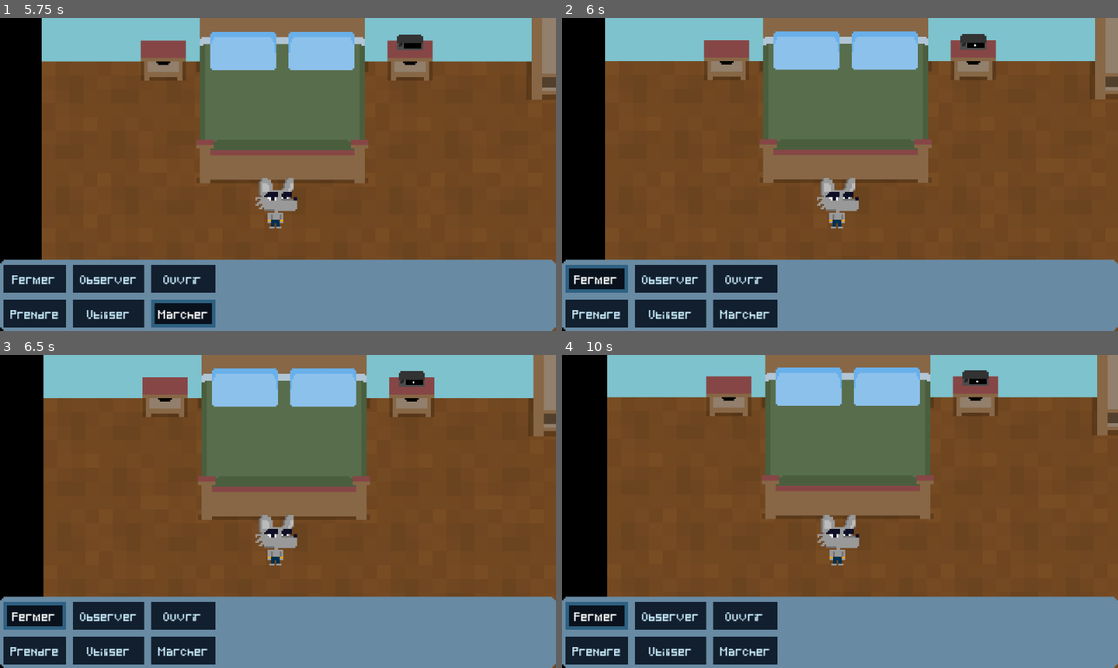
Above: before the commit, frames 1-4 (two rows, left to right).
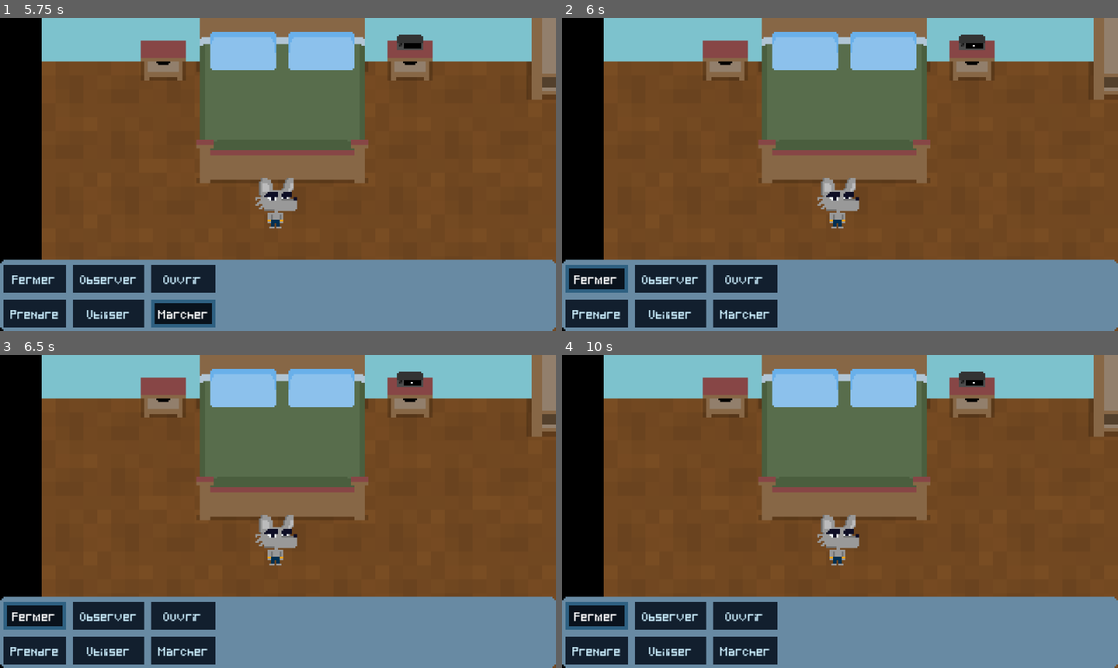
Above: after the commit, the same moments.

Repository: imikado/dupotLittleEscape2
Game: Godot game, scene res://screens/menu.tscn
The game is run twice, just before and just after one commit, with the same random seed, the same clock (stepped at 60 frames per second) and the same inputs.
Inputs:
- Up to frame 1 (5.75 s): click "Play" at 0.5 s; click "Fermer" at 1.25 s; click "Observer" at 2 s; click "Ouvrir" at 2.75 s; click "Prendre" at 3.5 s; click "Utiliser" at 4.25 s; click "Marcher" at 5 s
- Up to frame 2 (6 s): click "Fermer" at 5.75 s
- Up to frame 3 (6.5 s): no input
- Up to frame 4 (10 s): click "Ouvrir" at 6.5 s; click "Prendre" at 7.25 s; click "Utiliser" at 8 s; click "Marcher" at 8.75 s; click "Fermer" at 9.5 s

Frame 1 is identical in both runs. In frame 2, 1.5% of the frame differs, in the area x 7-100%, y 0-78%; in frame 3, 1.7%; in frame 4, 3.6%.

Commit message:
finish walkable behavior

Diff:
--- /dev/null
+++ b/game/abstracts/room_abstract.gd
@@ -0,0 +1,52 @@
+extends Node2D
+class_name RoomtAbstract
+
+@export var _area_2d:Area2D
+@export var _ground:TileMapLayer
+
+@export var _player:Player
+
+var selection_tween: Tween
+
+func _ready() -> void:
+	if _area_2d:
+		_area_2d.input_event.connect(_on_area_2d_input_event)
+		_area_2d.mouse_entered.connect(_on_area_2d_mouse_entered)
+		_area_2d.mouse_exited.connect(_on_area_2d_mouse_exited)
+
+func _on_area_2d_mouse_entered():
+	if GlobalPlayer.get_current_action()!=GlobalPlayer.ACTION_WALK:
+		return
+	start_blinking()
+
+func _on_area_2d_mouse_exited():
+	if GlobalPlayer.get_current_action()!=GlobalPlayer.ACTION_WALK:
+		return
+	stop_blinking()
+
+func start_blinking():
+
+	if not _ground or not GlobalPlayer.is_current_action_walkable():
+		return
+
+	stop_blinking()
+
+	selection_tween = create_tween().set_loops()
+
+	selection_tween.tween_property(_ground, "modulate", Color.GRAY, 0.6)
+	selection_tween.tween_property(_ground, "modulate", Color.WHITE, 0.3)
+
+func stop_blinking():
+	if selection_tween and selection_tween.is_running():
+		selection_tween.kill()
+	if _ground:
+		_ground.modulate = Color.WHITE
+
+
+func _on_area_2d_input_event(_viewport: Node, event: InputEvent, _shape_idx: int):
+	if not GlobalPlayer.is_current_action_walkable():
+		return
+	if event is InputEventMouseButton and event.button_index == MOUSE_BUTTON_LEFT and event.pressed:
+		_player.start_move()
+		GlobalPlayer.stop_action()
+		stop_blinking()
--- a/game/actors/player/player.gd
+++ b/game/actors/player/player.gd
@@ -49,20 +49,13 @@
 	panel.visible=false
 
 
-func _input(event: InputEvent) -> void:
 
-	if event is InputEventMouseButton and event.button_index == MOUSE_BUTTON_LEFT and event.pressed:
-		if(!can_move):
-			return
-		target_mouse_position = get_global_mouse_position()
+func start_move()->void:
+	target_mouse_position = get_global_mouse_position()
 
-		print("target_mouse")
+func stop_move():
+	target_mouse_position = global_position
 
-func enable_move():
-	can_move = true
-
-func disable_move():
-	can_move = false
 
 func _physics_process(delta: float) -> void:
 
@@ -76,9 +69,6 @@
 
 	move_and_slide()
 
-func stop_move():
-	disable_move()
-	target_mouse_position = global_position
 
 func load_action_button_list()->void:
 
@@ -109,10 +99,6 @@
 
 	GlobalPlayer.start_action(action_name)
 
-	if action_name == GlobalPlayer.ACTION_WALK:
-		enable_move()
-	else:
-		stop_move()
 
 func remove_all_children(object:Node)->void:
 	var children=object.get_children()
--- a/game/rooms/bedroom.gd
+++ b/game/rooms/bedroom.gd
@@ -1,61 +1,14 @@
-extends Node2D
+extends RoomtAbstract
 
 @onready var furniture_group=$furnitures
-@export var player:Player
 
-@export var area_2d:Area2D
-
-@export var ground:TileMapLayer
-
-var selection_tween: Tween
 
 
 # Called when the node enters the scene tree for the first time.
 func _ready() -> void:
-
-	if area_2d:
-		# Connexion du signal de détection de clic
-		area_2d.input_event.connect(_on_area_2d_input_event)
-		area_2d.mouse_entered.connect(_on_area_2d_mouse_entered)
-		area_2d.mouse_exited.connect(_on_area_2d_mouse_exited)
-
-func _on_area_2d_mouse_entered():
-	if GlobalPlayer.get_current_action()!=GlobalPlayer.ACTION_WALK:
-		return
-	start_blinking()
-
-func _on_area_2d_mouse_exited():
-	if GlobalPlayer.get_current_action()!=GlobalPlayer.ACTION_WALK:
-		return
-	stop_blinking()
-
-func start_blinking():
-
-	if not ground:
-		return
-
-	stop_blinking()
-
-	# Création du Tween en boucle
-	selection_tween = create_tween().set_loops()
-
-	# Teinte le sprite en rouge (ou n'importe quelle autre couleur) en 0.3 sec
-	selection_tween.tween_property(ground, "modulate", Color.GRAY, 0.6)
-	# Revient à la couleur d'origine (blanc neutre) en 0.3 sec
-	selection_tween.tween_property(ground, "modulate", Color.WHITE, 0.3)
-
-func stop_blinking():
-	if selection_tween and selection_tween.is_running():
-		selection_tween.kill()
-	if ground:
-		ground.modulate = Color.WHITE
+	super()
 
 
-func _on_area_2d_input_event(_viewport: Node, event: InputEvent, _shape_idx: int):
-	# Vérifie si l'événement est un clic gauche de souris enfoncé
-	if event is InputEventMouseButton and event.button_index == MOUSE_BUTTON_LEFT and event.pressed:
-		GlobalEvents.stop_action.emit()
-		print('click move')
 
 # Called every frame. 'delta' is the elapsed time since the previous frame.
 func _process(delta: float) -> void:
--- a/game/rooms/bedroom.tscn
+++ b/game/rooms/bedroom.tscn
@@ -75,11 +75,11 @@
 [sub_resource type="RectangleShape2D" id="RectangleShape2D_lbj6w"]
 size = Vector2(576, 196.5)
 
-[node name="Bedroom" type="Node2D" unique_id=1964261214 node_paths=PackedStringArray("player", "area_2d", "ground")]
+[node name="Bedroom" type="Node2D" unique_id=1964261214 node_paths=PackedStringArray("_area_2d", "_ground", "_player")]
 script = ExtResource("1_vgdy4")
-player = NodePath("Player")
-area_2d = NodePath("SelectionArea2D")
-ground = NodePath("ground")
+_area_2d = NodePath("SelectionArea2D")
+_ground = NodePath("ground")
+_player = NodePath("Player")
 
 [node name="wall" type="TileMapLayer" parent="." unique_id=702722730]
 tile_map_data = PackedByteArray("AAAAAAEAAAAAAAAAAAABAAEAAAAAAAAAAAACAAEAAAAAAAAAAAADAAEAAAAAAAAAAAAEAAEAAAAAAAAAAAAAAA …(368 unchanged characters)…
Not shown, added: game/abstracts/room_abstract.gd.uid
